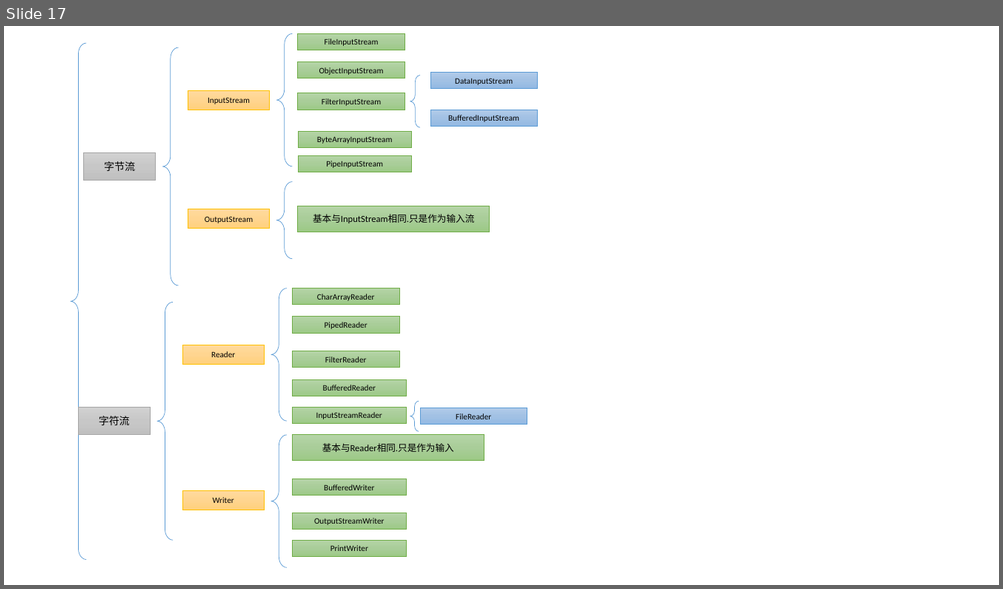
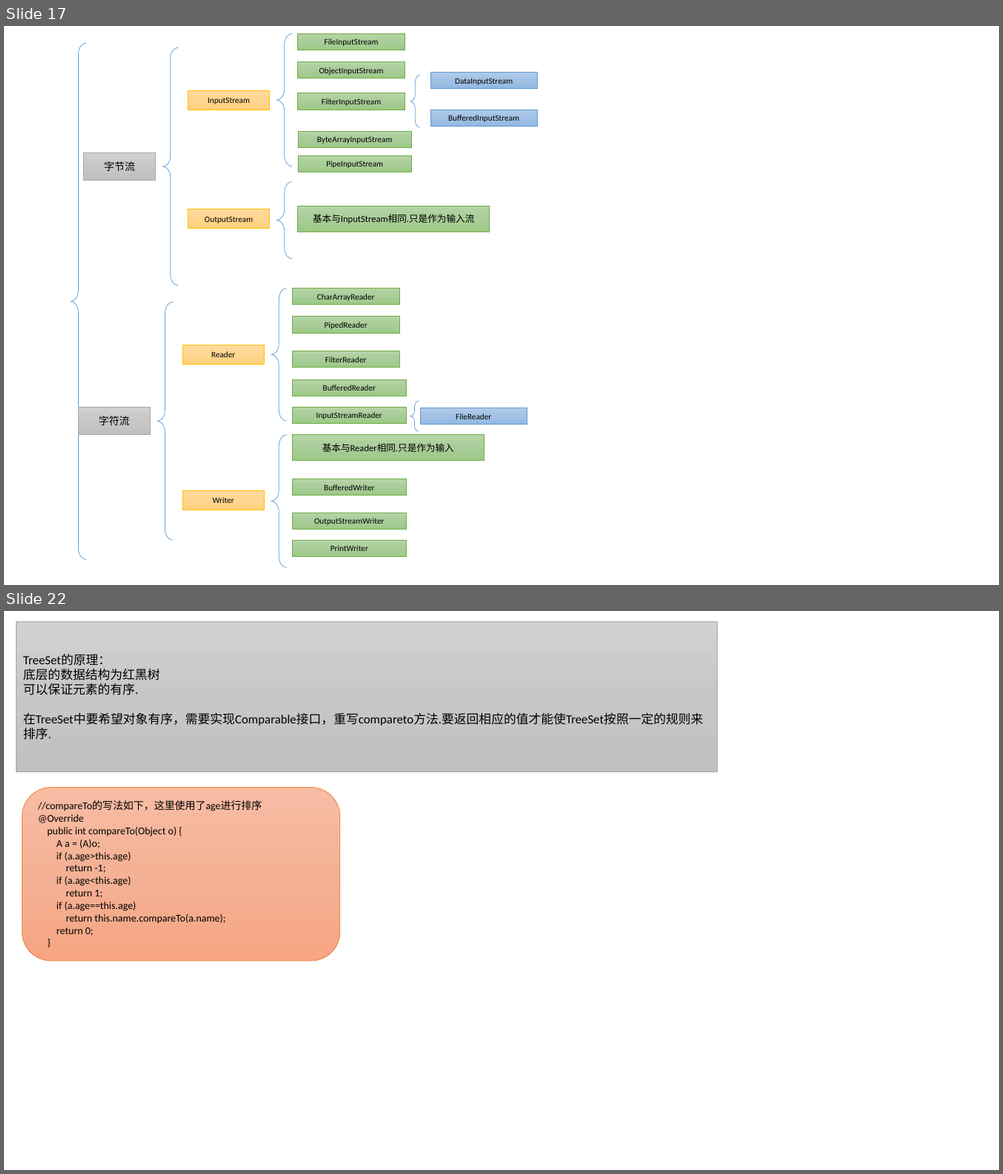
Before and after one commit to nda1992/Reading_Books_Notebook, a slide deck: images/画图PPT.pptx. Shown one above the other, each under a label of ours: slide 17 before the commit, slides 17 and 22 after it; the slides between them are not shown. The pictures are 1003x589 and 1003x1174 pixels, drawn with LibreOffice and Linux fonts; fonts in the diff are those of the drawing. Boxes give left, top, right and bottom in pixels: in the first picture for what was removed or moved away, otherwise in the second. Text is boxed around its words. In the diff, an @@ line names an element or a change of style, - is before the commit and + after.

```diff
--- a/images/画图PPT.pptx
+++ b/images/画图PPT.pptx
@@ slide 22 added at (4, 611, 999, 1170), background #FFFFFF @@
@@ rectangle added at (16, 621, 717, 772), fill gradient #D2D2D2 to #C8C8C8 to #C0C0C0, outline #A5A5A5 0.5 pt, 12 pt, text #000000 @@
+TreeSet的原理：
+底层的数据结构为红黑树
+可以保证元素的有序.
+在TreeSet中要希望对象有序，需要实现Comparable接口，重写compareto方法.要返回相应的值才能使TreeSet按照一定的规则来排序.
@@ rounded rectangle added at (22, 788, 340, 962), fill gradient #F7BDA5 to #F5B196 to #F8A582, outline #ED7D31 0.5 pt, 10 pt, text #000000 @@
+//compareTo的写法如下，这里使用了age进行排序
+@Override
+public int compareTo(Object o) {
+A a = (A)o;
+if (a.age>this.age)
+return -1;
+if (a.age<this.age)
+return 1;
+if (a.age==this.age)
+return this.name.compareTo(a.name);
+return 0;
+}
```
Also in this commit, not shown: 29 other slides added, 6 other files.
